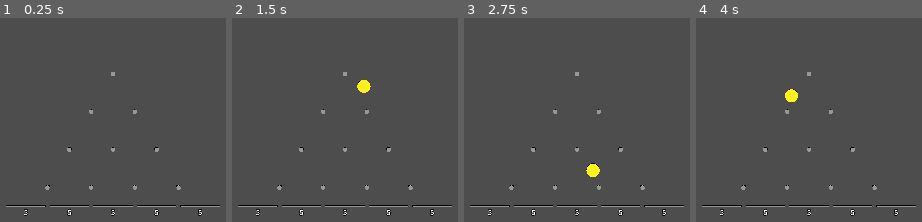
Above: before the commit, frames 1-4 (left to right).
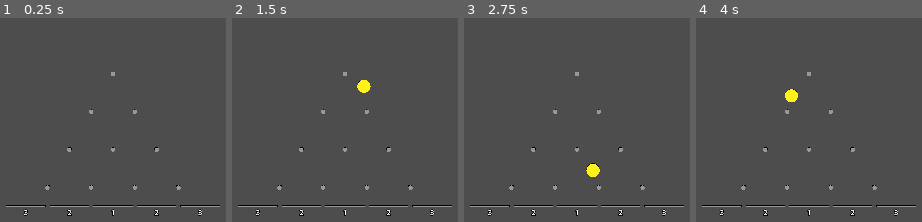
Above: after the commit, the same moments.

Repository: kjbrown-sandbox/pleenko
Game: Godot game, scene res://entities/main/main.tscn
The game is run twice, just before and just after one commit, with the same random seed, the same clock (stepped at 60 frames per second) and the same inputs.
Inputs (mouse positions are in pixels of both pictures, inside the frame that each line leads up to):
- Up to frame 1 (0.25 s): no input
- Up to frame 2 (1.5 s): tap Enter at 0.5 s; move the mouse to (outside the picture) at 0.52 s; hold Right 0.53-1.28 s; hold Space (drop_coin) 0.53-1.28 s; click (outside the picture) at 0.67 s; move the mouse to (outside the picture) at 1.27 s; hold Left from 1.28 s (still down); tap 1 (drop_unrefined) at 1.35 s
- Up to frame 3 (2.75 s): move the mouse to (outside the picture) at 2.02 s; release Left at 2.03 s; hold Right from 2.03 s (still down); tap P at 2.1 s
- Up to frame 4 (4 s): move the mouse to (768, 164) at 2.77 s; tap Space (drop_coin) at 2.85 s; click (768, 164) at 2.92 s; move the mouse to (outside the picture) at 3.52 s; release Right at 3.53 s; hold Left from 3.53 s (still down); hold 1 (drop_unrefined) from 3.53 s (still down)

The runs differ from the first frame. In frame 1, 0.2% of the frame differs, in the area x 10-90%, y 93-98%; in frame 2, 0.2%; in frame 3, 0.2%; in frame 4, 0.2%.

Commit message:
Dynamic changing bucket values let's gooo

Diff:
--- /dev/null
+++ b/entities/bucket/bucket.gd
@@ -0,0 +1,10 @@
+extends Node3D
+
+@export var value: int = 0:
+	set(v):
+		value = v
+		if is_node_ready():
+			$BucketValue.text = str(value)
+
+func _ready() -> void:
+	$BucketValue.text = str(value)
--- a/entities/bucket/bucket.tscn
+++ b/entities/bucket/bucket.tscn
@@ -1,9 +1,12 @@
-[gd_scene load_steps=2 format=3 uid="uid://d3prgdcs44ov5"]
+[gd_scene load_steps=3 format=3 uid="uid://d3prgdcs44ov5"]
+
+[ext_resource type="Script" path="res://entities/bucket/bucket.gd" id="1_wnq05"]
 
 [sub_resource type="BoxMesh" id="BoxMesh_avjfo"]
 size = Vector3(0.9, 0.03, 0.05)
 
 [node name="Bucket" type="Node3D"]
+script = ExtResource("1_wnq05")
 
 [node name="MeshInstance3D" type="MeshInstance3D" parent="."]
 mesh = SubResource("BoxMesh_avjfo")
--- a/entities/plinko_board/plinko_board.gd
+++ b/entities/plinko_board/plinko_board.gd
@@ -56,5 +56,9 @@
 	buckets_container.position = Vector3(bucket_x_offset, bucket_y_offset, 0)
 	for i in range(num_buckets):
 		var bucket = BucketScene.instantiate()
+
+		@warning_ignore("integer_division")
+		var distance_from_center = (abs(i - floor(num_buckets / 2))) * 1 # *1 for now but will be replaced with upgrades
 		bucket.position = Vector3((i * space_between_pegs), 0, 0)
+		bucket.value = distance_from_center + 1
 		buckets_container.add_child(bucket)
